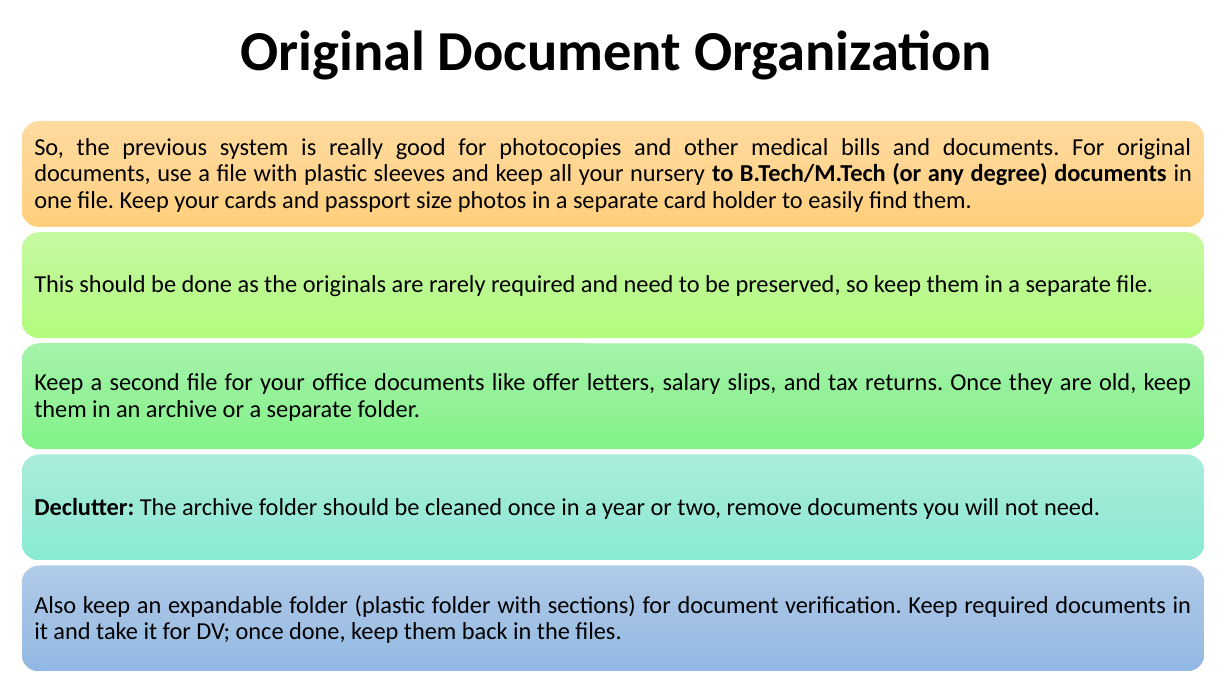
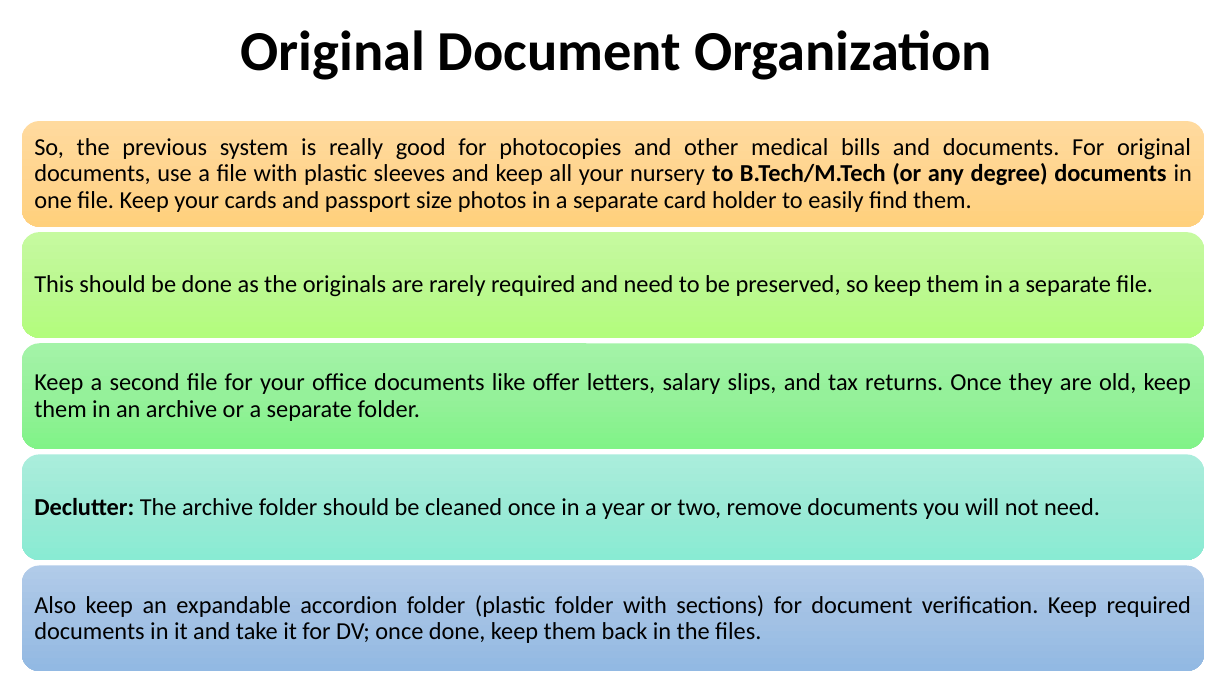
Before and after one commit to madhurimarawat/Essential-Templates-Kit, a slide deck: slide 9 of Document_Organization/Document_Folder_Formatting.pptx (slide 7 before the commit). Drawn at 1232x693 pixels with LibreOffice and Linux fonts; fonts in the diff are those of the drawing. Boxes give left, top, right and bottom in pixels: in the first picture for what was removed or moved away, otherwise in the second. Text is boxed around its words. In the diff, an @@ line names an element or a change of style, - is before the commit and + after.

```diff
--- a/Document_Organization/Document_Folder_Formatting.pptx
+++ b/Document_Organization/Document_Folder_Formatting.pptx
@@ text at (x1=34, y1=595, x2=1191, y2=643): text changed @@
-Also keep an expandable folder (plastic folder with sections) for document verification. Keep required documents in it and take it for DV; once done, keep them back in the files.
+Also keep an expandable accordion folder (plastic folder with sections) for document verification. Keep required documents in it and take it for DV; once done, keep them back in the files.
```
Also in this commit, not shown: 1 other slide changed, 2 slides added, 3 other files.
